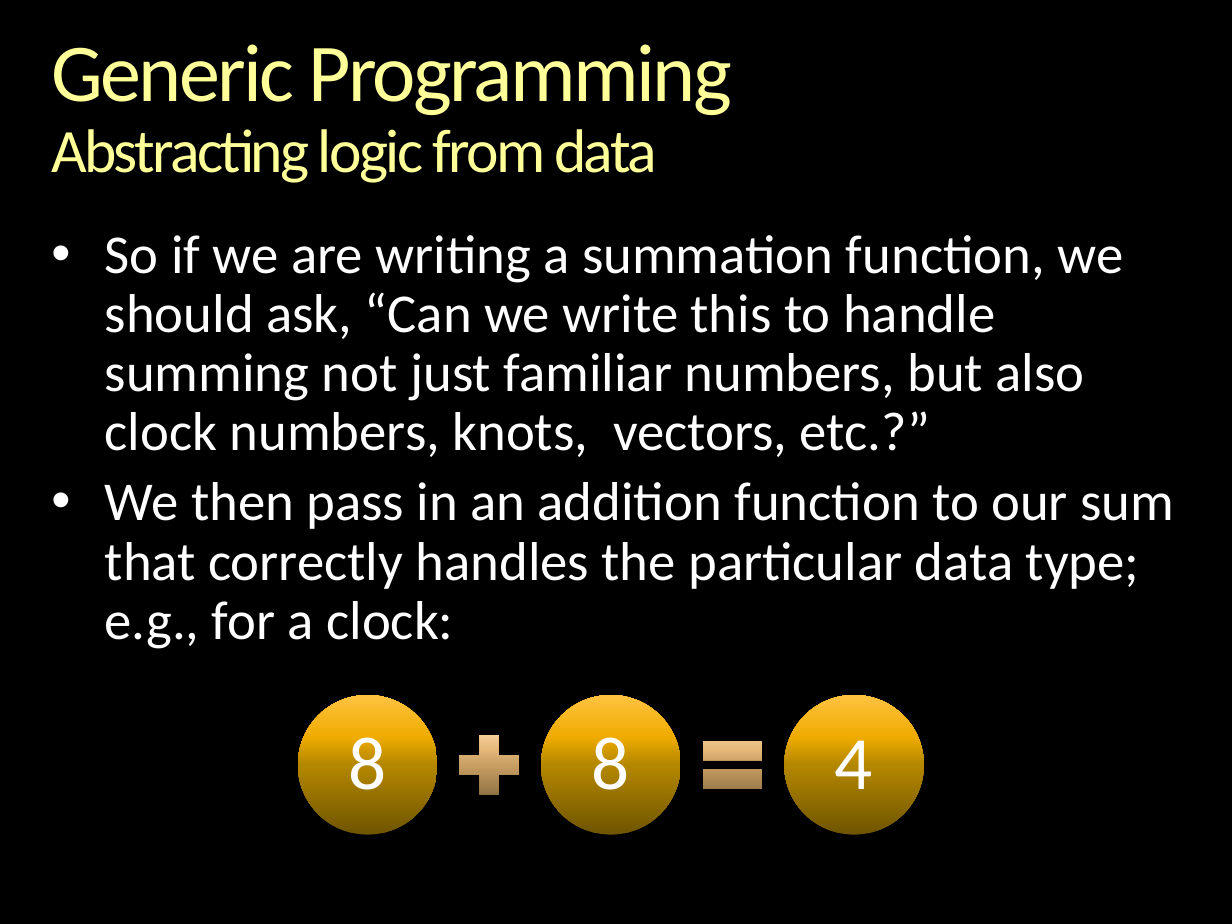
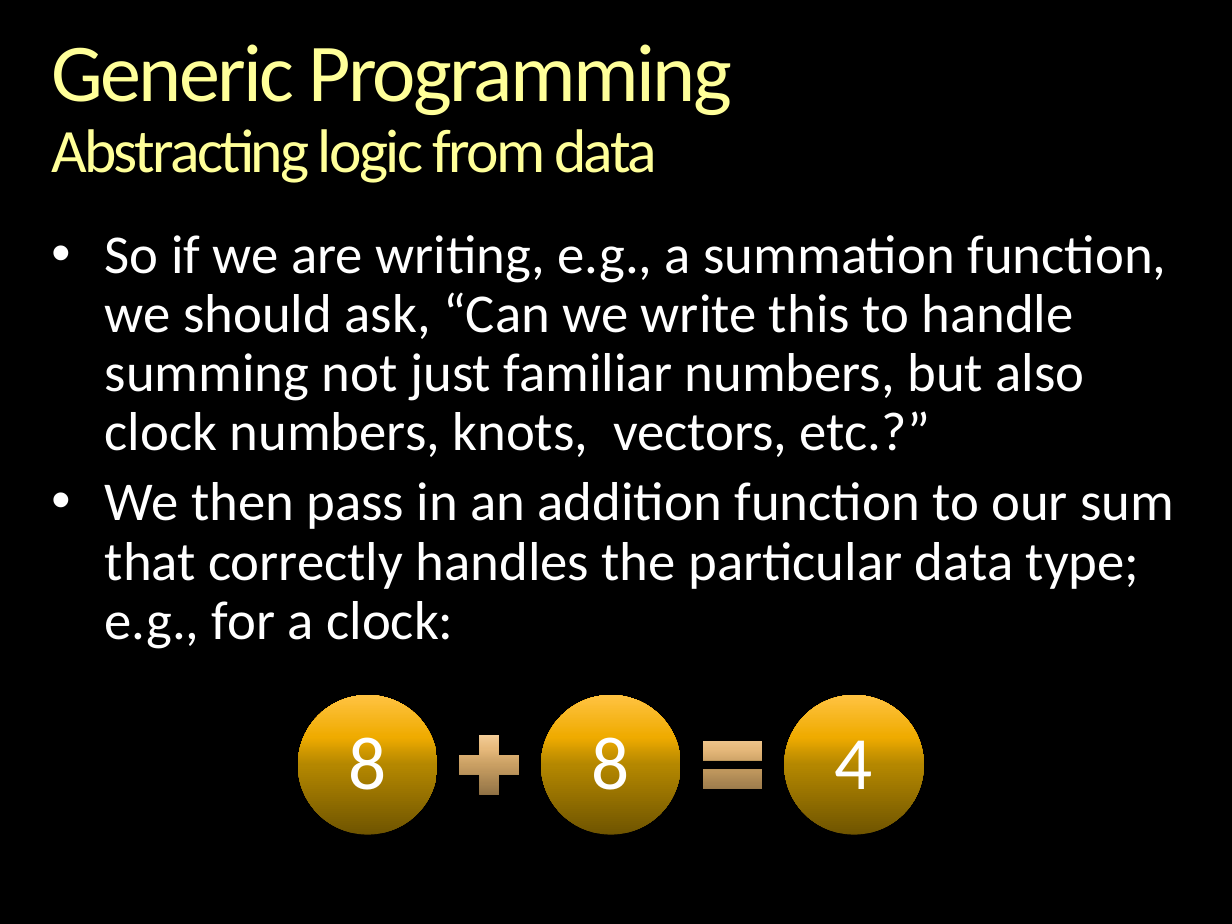
Before and after one commit to gcallah/indras_net, a slide deck: slide 5 of docs/GenericProgrammingAndABM.pptx (slide 4 before the commit). Drawn at 1232x924 pixels with LibreOffice and Linux fonts; fonts in the diff are those of the drawing; background and template pictures are left out. Boxes give left, top, right and bottom in pixels: in the first picture for what was removed or moved away, otherwise in the second. Text is boxed around its words. In the diff, an @@ line names an element or a change of style, - is before the commit and + after.

```diff
--- a/docs/GenericProgrammingAndABM.pptx
+++ b/docs/GenericProgrammingAndABM.pptx
@@ text at (x1=105, y1=235, x2=1166, y2=457): text changed @@
-• So if we are writing a summation function, we should ask, “Can we write this to handle summing not just familiar numbers, but also clock numbers, knots, vectors, etc.?”
+• So if we are writing, e.g., a summation function, we should ask, “Can we write this to handle summing not just familiar numbers, but also clock numbers, knots, vectors, etc.?”
```
Also in this commit, not shown: 5 other slides changed, 4 slides added, 3 slides removed.
